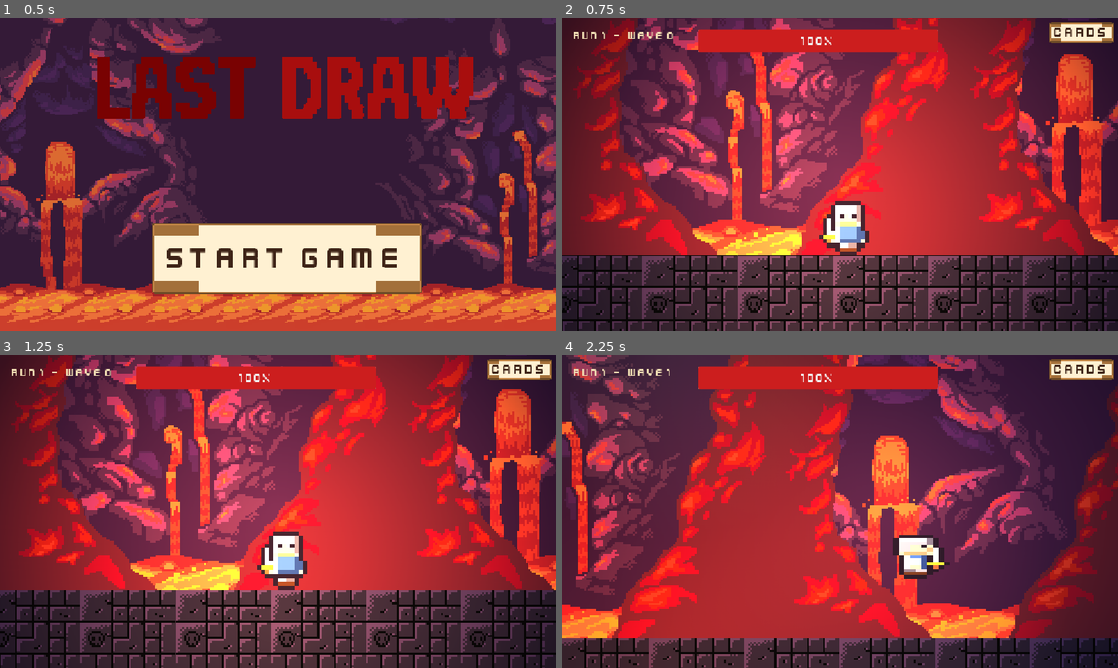
Above: before the commit, frames 1-4 (two rows, left to right).
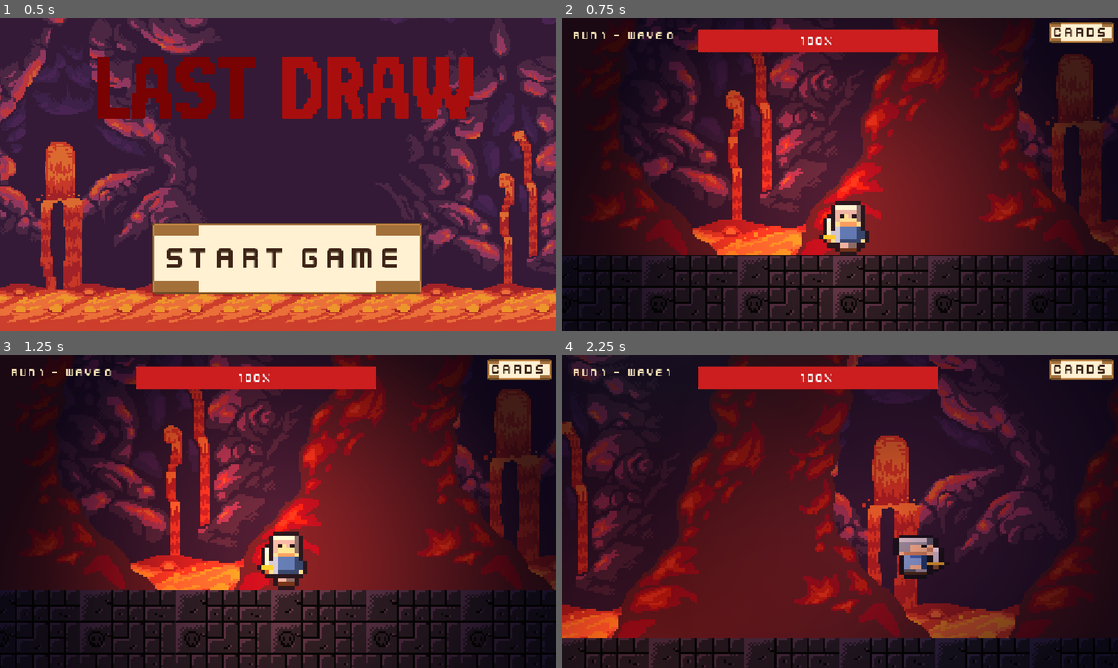
Above: after the commit, the same moments.

Repository: BillNyeFan123-creator/rebound
Game: Godot game, scene res://start_screen.tscn
The game is run twice, just before and just after one commit, with the same random seed, the same clock (stepped at 60 frames per second) and the same inputs.
Inputs (mouse positions are in pixels of both pictures, inside the frame that each line leads up to):
- Up to frame 1 (0.5 s): no input
- Up to frame 2 (0.75 s): click "Start Game" at 0.5 s
- Up to frame 3 (1.25 s): no input
- Up to frame 4 (2.25 s): move the mouse to (962, 495) at 1.27 s; hold D (move_right) from 1.28 s (still down); tap X (attack) at 1.35 s; tap W (jump) at 1.52 s; move the mouse to (728, 527) at 2.02 s; tap Shift (dash) at 2.1 s

Frame 1 is identical in both runs. In frame 2, 90% of the frame differs, in the area x 0-100%, y 0-100%; in frame 3, 90%; in frame 4, 92%.

Commit message:
Turn lighting down ~50%

Diff:
--- a/Level.tscn
+++ b/Level.tscn
@@ -47,7 +47,7 @@
 [node name="Level" type="Node2D" unique_id=723381019]
 
 [node name="Darkness" type="CanvasModulate" parent="."]
-color = Color(0.52, 0.47, 0.72, 1)
+color = Color(0.3, 0.27, 0.45, 1)
 
 [node name="Background" type="TextureRect" parent="." unique_id=387135978]
 texture_repeat = 2
@@ -82,9 +82,9 @@
 [node name="LavaGlow" type="PointLight2D" parent="."]
 position = Vector2(576, 590)
 color = Color(1, 0.55, 0.2, 1)
-energy = 1.3
+energy = 0.8
 texture = ExtResource("10_light")
-texture_scale = 2.4
+texture_scale = 1.7
 script = ExtResource("11_lavalight")
 
 [node name="HealthHUD" parent="." unique_id=172373582 instance=ExtResource("1_2nifc")]
--- a/scenes/Enemies/BigSlime.tscn
+++ b/scenes/Enemies/BigSlime.tscn
@@ -178,9 +178,9 @@
 
 [node name="Glow" type="PointLight2D" parent="."]
 color = Color(0.45, 1, 0.4, 1)
-energy = 0.7
+energy = 0.4
 texture = ExtResource("20_light")
-texture_scale = 1.2
+texture_scale = 0.9
 
 [node name="Hurtbox" type="Area2D" parent="." unique_id=361417128]
 
--- a/scenes/Enemies/BlueSlime.tscn
+++ b/scenes/Enemies/BlueSlime.tscn
@@ -178,9 +178,9 @@
 
 [node name="Glow" type="PointLight2D" parent="."]
 color = Color(0.45, 1, 0.4, 1)
-energy = 0.7
+energy = 0.4
 texture = ExtResource("20_light")
-texture_scale = 1.2
+texture_scale = 0.9
 
 [node name="Hurtbox" type="Area2D" parent="." unique_id=1941984171]
 
--- a/scenes/Enemies/BossSlime.tscn
+++ b/scenes/Enemies/BossSlime.tscn
@@ -181,9 +181,9 @@
 
 [node name="Glow" type="PointLight2D" parent="."]
 color = Color(0.45, 1, 0.4, 1)
-energy = 1.0
+energy = 0.55
 texture = ExtResource("20_light")
-texture_scale = 2.2
+texture_scale = 1.5
 
 [node name="Hurtbox" type="Area2D" parent="." unique_id=1941984171]
 
--- a/scenes/Enemy.tscn
+++ b/scenes/Enemy.tscn
@@ -180,9 +180,9 @@
 
 [node name="Glow" type="PointLight2D" parent="."]
 color = Color(0.45, 1, 0.4, 1)
-energy = 0.7
+energy = 0.4
 texture = ExtResource("20_light")
-texture_scale = 1.2
+texture_scale = 0.9
 
 [node name="Hurtbox" type="Area2D" parent="." unique_id=1205436785]
 
--- a/scenes/Player.tscn
+++ b/scenes/Player.tscn
@@ -38,6 +38,6 @@
 
 [node name="Torch" type="PointLight2D" parent="."]
 color = Color(1, 0.8, 0.55, 1)
-energy = 1.1
+energy = 0.7
 texture = ExtResource("5_light")
-texture_scale = 1.8
+texture_scale = 1.4
--- a/scripts/arena/LavaLight.gd
+++ b/scripts/arena/LavaLight.gd
@@ -2,7 +2,7 @@
 # Pulses the lava glow so the floor feels alive.
 
 var _time := 0.0
-var _base_energy := 1.3
+var _base_energy := 0.8
 
 
 func _ready() -> void:
